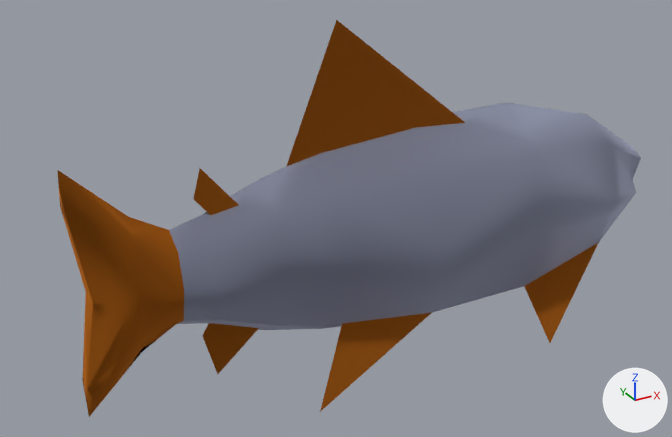
An edit to the Blender file models/fish.blend, drawn before and after from the same camera.
Before and after are seen from a 50 mm camera at (-0.1239, -0.1715, 0.0951) aimed at (-0.0294, 0.0003, 0.0092). Every picture has the same lights, and +X, +Y and +Z are marked at lower right.

In view in the first picture: 'fish'.
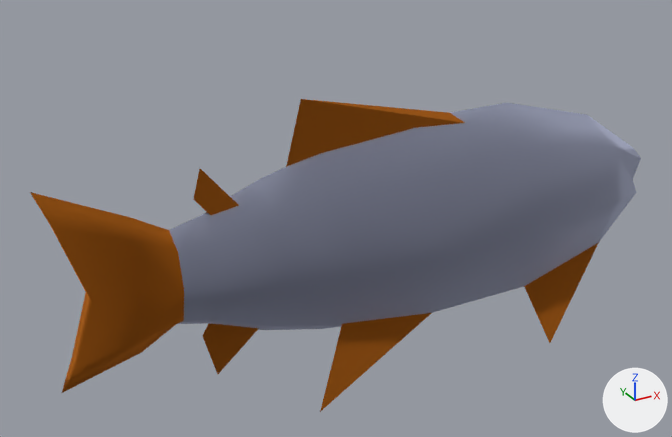
The newer file is also turned or shifted as a whole; pictures and numbers use the older file's frame.

Pixel boxes [x1, y1, x2, y2] of what changed, in the pictures (672 x 437 px; the box of a moved part takes in the faces that stretch with it):
'fish', reshaped (21% shorter)
    before: [57, 20, 641, 417]
    after: [30, 99, 641, 412]
part 1 of me_mesh_fish, moved or reshaped
    before: [57, 170, 139, 303]
    after: [30, 192, 139, 303]
part 2 of me_mesh_fish, moved or reshaped
    before: [82, 292, 143, 417]
    after: [62, 292, 143, 393]
part 3 of me_mesh_fish, moved or reshaped
    before: [287, 20, 465, 166]
    after: [286, 99, 465, 167]

The change in detail:
me_mesh_fish has 118 vertices, 229 faces and spans x -2.86..1.9, y -0.84..0.68, z -0.72..1.75.
me_mesh_fish is used by ob_fish; location (0.0, 0.0, 0.0); scale (0.0316, 0.0316, 0.0316).
Part 1, on me_mesh_fish:
Vertex 2 of me_mesh_fish moves from (-2.86, -0.02, 0.79) at pixel (60, 206) to (-2.93, 0.01, 0.67) at pixel (50, 225).
Vertex 13 of me_mesh_fish moves from (-2.86, -0.14, 0.79) at pixel (65, 213) to (-2.94, -0.11, 0.69) at pixel (53, 229).
Vertex 21 of me_mesh_fish moves from (-2.86, -0.08, 1.05) at pixel (57, 169) to (-3.03, -0.01, 0.92) at pixel (29, 192).
Part 2, on me_mesh_fish:
Vertex 3 of me_mesh_fish moves from (-2.86, -0.14, -0.46) at pixel (87, 389) to (-2.91, -0.13, -0.28) at pixel (77, 366).
Vertex 14 of me_mesh_fish moves from (-2.86, -0.02, -0.46) at pixel (82, 379) to (-2.91, -0.01, -0.26) at pixel (72, 355).
Vertex 20 of me_mesh_fish moves from (-2.86, -0.08, -0.72) at pixel (89, 417) to (-3.01, -0.03, -0.5) at pixel (61, 393).
Part 3, on me_mesh_fish:
Vertex 27 of me_mesh_fish moves from (-0.97, -0.08, 1.75) at pixel (336, 19) to (-1.24, -0.06, 1.25) at pixel (300, 98).
